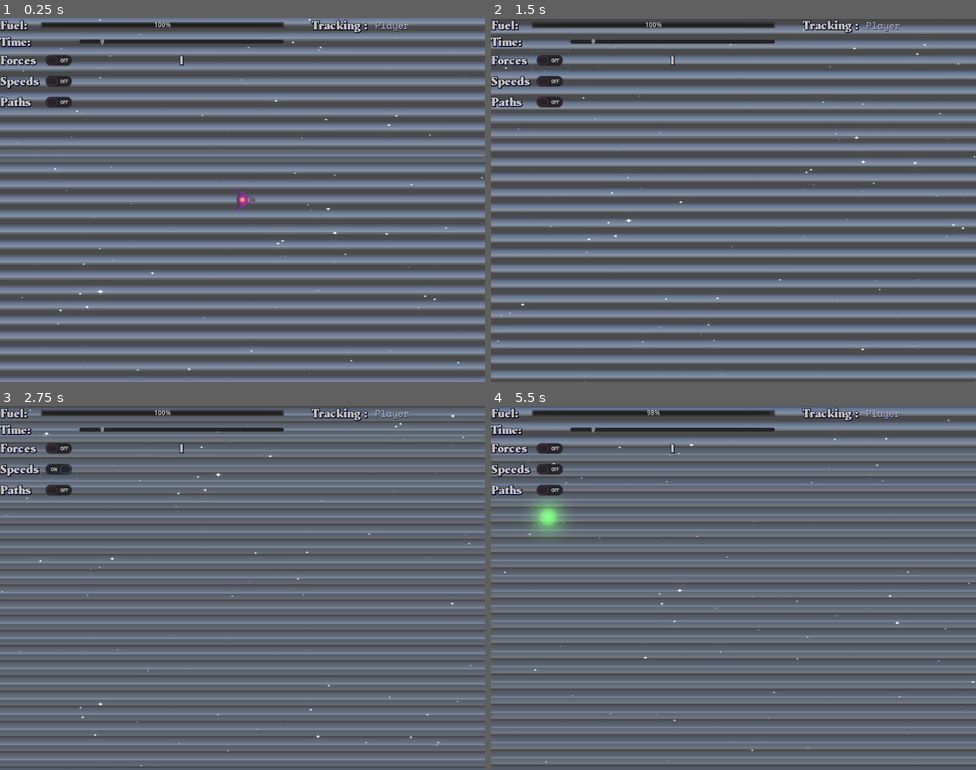
Above: before the commit, frames 1-4 (two rows, left to right).
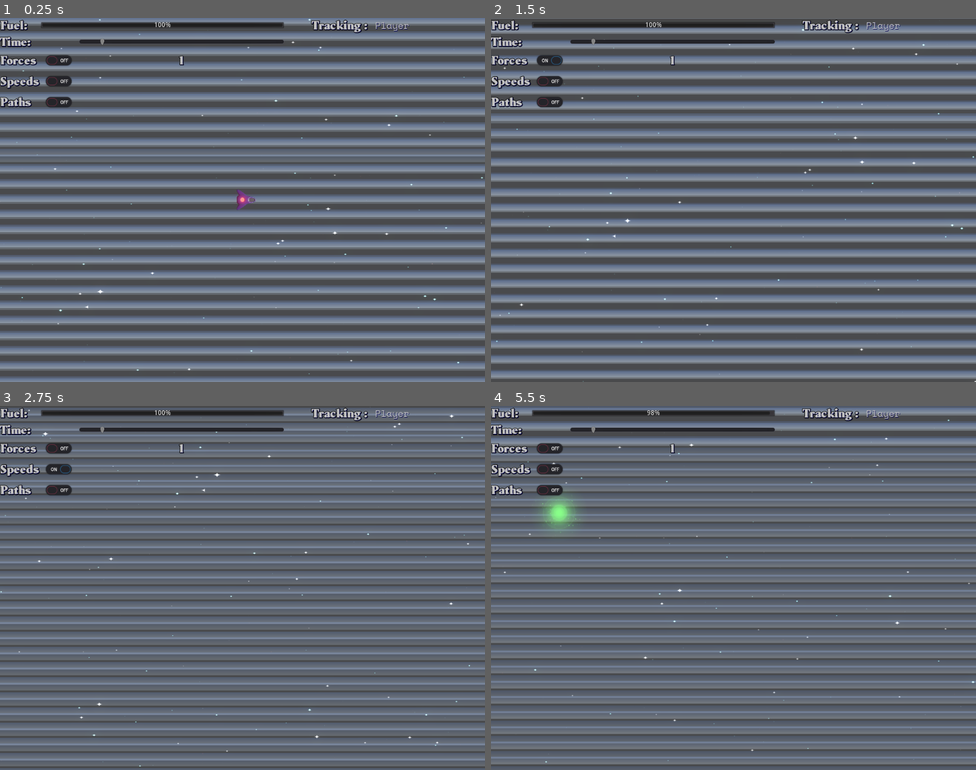
Above: after the commit, the same moments.

Repository: matheusfillipe/Space-Explorer
Game: Godot game, scene res://scenes/World.tscn
The game is run twice, just before and just after one commit, with the same random seed, the same clock (stepped at 60 frames per second) and the same inputs. A sky picture missing from this copy of the repository is replaced by a grey-blue gradient.
Inputs (mouse positions are in pixels of both pictures, inside the frame that each line leads up to):
- Up to frame 1 (0.25 s): no input
- Up to frame 2 (1.5 s): click (549, 61) at 0.5 s; tap Enter at 1.25 s; drag from (733, 200) to (782, 119) at 1.27 s
- Up to frame 3 (2.75 s): click (58, 467) at 2 s
- Up to frame 4 (5.5 s): click (549, 489) at 2.75 s; tap = (cam_reset_zoom) at 3.5 s; drag from (636, 606) to (709, 660) at 3.52 s; tap Backspace (reset) at 4.25 s; move the mouse to (782, 507) at 4.27 s; hold Right (ui_right) 4.28-5 s; hold Keypad 4 (cam_left) 4.28-5 s; click (782, 507) at 4.55 s; drag from (709, 660) to (588, 533) at 5.02 s

The runs differ from the first frame. In frame 2, 0.2% of the frame differs, in the area x 1-100%, y 3-100%; in frame 3, 0.2%; in frame 4, 0.6%, in the area x 7-19%, y 24-36%.

Commit message:
Added Nebula
Fixed camera movement relative to zoom
Added drawing canvas to display paths over everything else

Diff:
--- a/objects/BlackHole.tscn
+++ b/objects/BlackHole.tscn
@@ -31,17 +31,17 @@
 [node name="BackBufferCopy" type="BackBufferCopy" parent="." index="0"]
 copy_mode = 2
 
+[node name="center" parent="Vector" index="0"]
+position = Vector2( 200, 0 )
+
 [node name="arrow" parent="Vector/center" index="0"]
 material = SubResource( 1 )
 
-[node name="Black" type="Sprite" parent="." index="2"]
-scale = Vector2( 0.2, 0.2 )
-texture = ExtResource( 6 )
-
-[node name="Sprite" parent="." index="4"]
+[node name="Sprite" parent="." index="3"]
 material = SubResource( 4 )
 scale = Vector2( 0.3, 0.3 )
 texture = ExtResource( 3 )
 
-[node name="CollisionShape2D" parent="ClickArea" index="0"]
-visible = true
+[node name="Black" type="Sprite" parent="." index="4"]
+scale = Vector2( 0.2, 0.2 )
+texture = ExtResource( 6 )
--- a/objects/Camera.gd
+++ b/objects/Camera.gd
@@ -21,12 +21,12 @@
 	input_vector = input_vector.normalized()
 
 	if input_vector:
-		global_position += input_vector * speed * delta
+		global_position += input_vector * speed * max(delta, 0.00166) * zoom
 		attached = false
 
 	if drags.size() > 0:
 		for input in drags:
-			global_position += input * speed * delta
+			global_position += input * speed * max(delta, 0.00166) * zoom
 		drags = PoolVector2Array()
 		attached = false
 
@@ -47,7 +47,6 @@
 		for body in current_scene.kbodies:
 			if body.has_mouse:
 				track_object = body
-				print(body)
 				attached = true
 				break
 
--- a/objects/HUD.gd
+++ b/objects/HUD.gd
@@ -41,7 +41,6 @@
 	tracking_label.text = body.name
 
 func set_hover(body):
-	print("hud hover: ", body)
 	hover_label.add_color_override("font_color", body.color)
 	hover_label.text = body.name + " %5.2fau away" % Utils.body_distance(body, player)
 	body.connect("unhovered", self, "clear_hover")
--- a/project.godot
+++ b/project.godot
@@ -59,6 +59,7 @@
 cam_reset_pos={
 "deadzone": 0.5,
 "events": [ Object(InputEventKey,"resource_local_to_scene":false,"resource_name":"","device":0,"alt":false,"shift":false,"control":false,"meta":false,"command":false,"pressed":false,"scancode":16777355,"physical_scancode":0,"unicode":0,"echo":false,"script":null)
+, Object(InputEventKey,"resource_local_to_scene":false,"resource_name":"","device":0,"alt":false,"shift":false,"control":false,"meta":false,"command":false,"pressed":false,"scancode":16777350,"physical_scancode":0,"unicode":0,"echo":false,"script":null)
  ]
 }
 cam_reset_zoom={
--- /dev/null
+++ b/scenes/DrawingCanvas.gd
@@ -0,0 +1,18 @@
+extends Node2D
+
+var kbodies = []
+
+func _ready():
+	set_process(true)
+
+func _draw():
+	for body in kbodies:
+		if body.display_path: # and body.tracked_path.size() > 1:
+			if body.mark_path():
+				draw_polyline(body.tracked_path, body.color, 1)
+		else:
+			body.clear_path()
+
+
+func _process(_delta):
+	update()
--- a/scenes/HUD.tscn
+++ b/scenes/HUD.tscn
@@ -101,7 +101,9 @@
 margin_top = 35.0
 margin_right = 163.0
 margin_bottom = 75.0
-size_flags_horizontal = 0
+focus_mode = 0
+size_flags_horizontal = 0
+enabled_focus_mode = 0
 __meta__ = {
 "_edit_use_anchors_": false
 }
@@ -129,7 +131,9 @@
 margin_top = 79.0
 margin_right = 163.0
 margin_bottom = 119.0
-size_flags_horizontal = 0
+focus_mode = 0
+size_flags_horizontal = 0
+enabled_focus_mode = 0
 __meta__ = {
 "_edit_use_anchors_": false
 }
@@ -154,7 +158,9 @@
 margin_top = 123.0
 margin_right = 163.0
 margin_bottom = 163.0
-size_flags_horizontal = 0
+focus_mode = 0
+size_flags_horizontal = 0
+enabled_focus_mode = 0
 __meta__ = {
 "_edit_use_anchors_": false
 }
--- a/scenes/World.gd
+++ b/scenes/World.gd
@@ -4,6 +4,7 @@
 const Player = preload("res://objects/Player.gd")
 
 onready var hud = $HUD
+onready var canvas = $DrawCanvas
 
 export var simulation_speed: float = 0.0
 export var timescale_keymap = {
@@ -34,16 +35,17 @@
 		kbodies.append(body)
 
 	print(kbodies)
-	set_process(true)
 	PlayerState.timescale = simulation_speed
+	canvas.kbodies = kbodies
+	# set_process(true)
 
-func _draw():
-	for body in kbodies:
-		if body.display_path: # and body.tracked_path.size() > 1:
-			if body.mark_path():
-				draw_polyline(body.tracked_path, body.color, 1)
-		else:
-			body.clear_path()
+# func _draw():
+# 	for body in kbodies:
+# 		if body.display_path: # and body.tracked_path.size() > 1:
+# 			if body.mark_path():
+# 				canvas._draw_polyline(body.tracked_path, body.color, 1)
+# 		else:
+# 			body.clear_path()
 
 
 func _physics_process(_delta):
@@ -58,7 +60,7 @@
 			if body1 != body2:
 				body1.applied_force += Utils.get_force(body1, body2)
 
-	update()
+	# update()
 
 # keyboard timescale control
 func _unhandled_input(event):
--- a/scenes/World.tscn
+++ b/scenes/World.tscn
@@ -9,6 +9,9 @@
 [ext_resource path="res://objects/Player.tscn" type="PackedScene" id=7]
 [ext_resource path="res://scenes/HUD.tscn" type="PackedScene" id=8]
 [ext_resource path="res://objects/BlackHole.tscn" type="PackedScene" id=9]
+[ext_resource path="res://assets/nebula.jpg" type="Texture" id=10]
+[ext_resource path="res://shaders/edge_dissolve.shader" type="Shader" id=11]
+[ext_resource path="res://scenes/DrawingCanvas.gd" type="Script" id=12]
 
 [sub_resource type="Environment" id=1]
 background_mode = 4
@@ -21,7 +24,22 @@
 glow_hdr_luminance_cap = 5.16
 glow_hdr_scale = 1.25
 
+[sub_resource type="Gradient" id=3]
+offsets = PoolRealArray( 0, 0, 0, 0.373894, 0.495575, 0.688053, 1 )
+colors = PoolColorArray( 0, 0, 0, 1, 0, 0, 0, 1, 0, 0, 0, 1, 0.76, 0.76, 0.76, 1, 0.84, 0.84, 0.84, 1, 0.84, 0.84, 0.84, 1, 0, 0, 0, 1 )
+
+[sub_resource type="GradientTexture" id=4]
+gradient = SubResource( 3 )
+
+[sub_resource type="ShaderMaterial" id=2]
+shader = ExtResource( 11 )
+shader_param/dissolve_value = 0.306
+shader_param/cut = false
+shader_param/combined = true
+shader_param/noise_img = SubResource( 4 )
+
 [node name="World" type="Node2D"]
+show_behind_parent = true
 script = ExtResource( 1 )
 simulation_speed = 1.0
 
@@ -38,6 +56,34 @@
 position = Vector2( 1071, 719 )
 color = Color( 0.905882, 0.141176, 0.0823529, 1 )
 
+[node name="Places" type="Node2D" parent="."]
+
+[node name="Nebula" type="Sprite" parent="Places"]
+material = SubResource( 2 )
+position = Vector2( -2516, 9575 )
+scale = Vector2( 8, 8 )
+texture = ExtResource( 10 )
+
+[node name="Nebula4" type="Sprite" parent="Places"]
+material = SubResource( 2 )
+position = Vector2( 3943, 10034 )
+scale = Vector2( 8, 8 )
+texture = ExtResource( 10 )
+
+[node name="Nebula2" type="Sprite" parent="Places"]
+material = SubResource( 2 )
+position = Vector2( 4562, 15199 )
+rotation = 3.14159
+scale = Vector2( 8, 8 )
+texture = ExtResource( 10 )
+
+[node name="Nebula3" type="Sprite" parent="Places"]
+material = SubResource( 2 )
+position = Vector2( -2821, 15195 )
+rotation = 3.14159
+scale = Vector2( 8, 8 )
+texture = ExtResource( 10 )
+
 [node name="Stars" type="Node2D" parent="."]
 
 [node name="star1" parent="Stars" instance=ExtResource( 2 )]
@@ -106,6 +152,36 @@
 initial_velocity = Vector2( 100, 200 )
 color = Color( 0.501961, 1, 0.501961, 1 )
 
+[node name="star14" parent="Stars" instance=ExtResource( 2 )]
+position = Vector2( -7708, 8464 )
+mass = 1000.0
+initial_velocity = Vector2( -500, 0 )
+color = Color( 0.94902, 0.486275, 0.843137, 1 )
+
+[node name="star15" parent="Stars" instance=ExtResource( 2 )]
+position = Vector2( -530, 9281 )
+mass = 1000.0
+initial_velocity = Vector2( -500, 0 )
+color = Color( 0.94902, 0.486275, 0.843137, 1 )
+
+[node name="star16" parent="Stars" instance=ExtResource( 3 )]
+position = Vector2( -3037, 15328 )
+mass = 1000.0
+initial_velocity = Vector2( -100, -100 )
+color = Color( 0.94902, 0.486275, 0.843137, 1 )
+
+[node name="star17" parent="Stars" instance=ExtResource( 3 )]
+position = Vector2( -3264, 10611 )
+mass = 1000.0
+initial_velocity = Vector2( -100, -100 )
+color = Color( 0.501961, 1, 0.501961, 1 )
+
+[node name="star18" parent="Stars" instance=ExtResource( 4 )]
+position = Vector2( -5706, 8490 )
+mass = 1000.0
+initial_velocity = Vector2( 100, 200 )
+color = Color( 0.501961, 1, 0.501961, 1 )
+
 [node name="star13" parent="Stars" instance=ExtResource( 4 )]
 position = Vector2( -5518, 3109 )
 mass = 1000.0
@@ -120,7 +196,11 @@
 color = Color( 0.501961, 1, 0.501961, 1 )
 
 [node name="BlackHole" parent="." instance=ExtResource( 9 )]
-position = Vector2( -3603, 4822 )
+position = Vector2( 408, 10208 )
+
+[node name="DrawCanvas" type="Node2D" parent="."]
+show_behind_parent = true
+script = ExtResource( 12 )
 
 [connection signal="time_scale_changed" from="HUD" to="." method="_on_HUD_time_scale_changed"]
 [connection signal="toggle_forces" from="HUD" to="." method="_on_HUD_toggle_forces"]
--- /dev/null
+++ b/shaders/edge_dissolve.shader
@@ -0,0 +1,35 @@
+shader_type canvas_item;
+
+// DISSOLVE SHADER
+
+uniform sampler2D noise_img : hint_albedo;
+uniform float dissolve_value : hint_range(0,1);
+uniform bool cut = true;
+uniform bool combined = false;
+
+vec2 rotateUV(vec2 uv, vec2 pivot, float rotation) {
+    float sine = sin(rotation);
+    float cosine = cos(rotation);
+
+    uv -= pivot;
+    uv.x = uv.x * cosine - uv.y * sine;
+    uv.y = uv.x * sine + uv.y * cosine;
+    uv += pivot;
+
+    return uv;
+}
+
+void fragment(){
+    vec4 main_texture = texture(TEXTURE, UV);  // TEXTURE is texture of the sprite the shader is attached to
+    vec4 noise_texture = texture(noise_img, UV);
+    if (combined) {
+        noise_texture.x *= texture(noise_img, rotateUV(UV, vec2(0.5), 3.141/2.0)).x;
+    }
+    // modify the main texture's alpha using the noise texture
+    if (cut){
+        main_texture.a *= floor(dissolve_value + min(0.99, noise_texture.x));
+    } else {
+        main_texture.a *= noise_texture.x; // floor(dissolve_value + min(0.99, noise_texture.x));
+    }
+    COLOR = main_texture;
+}
Not shown: 1 places in scenes/World.tscn that only renumber resources
Not shown, changed: README.md
